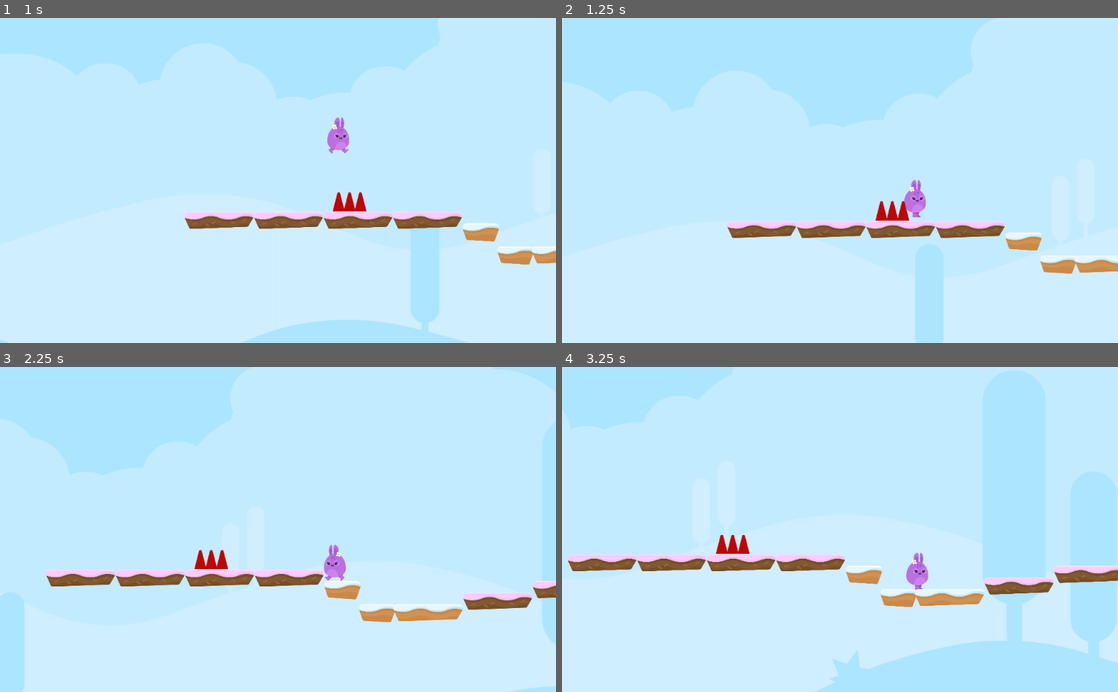
Above: before the commit, frames 1-4 (two rows, left to right).
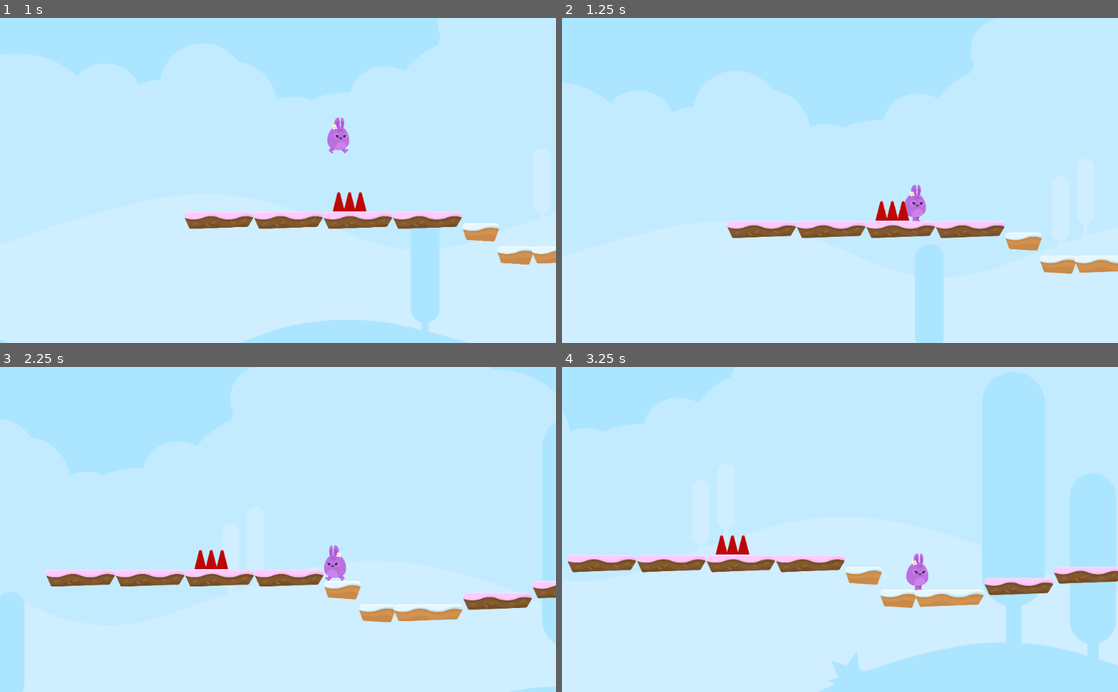
Above: after the commit, the same moments.

Repository: KennedyMungai/SimplePlatformer
Game: Godot game, scene res://Scenes/Levels/Level1.tscn
The game is run twice, just before and just after one commit, with the same random seed, the same clock (stepped at 60 frames per second) and the same inputs.
Inputs:
- Up to frame 1 (1 s): hold D (right) from 0.53 s (still down); tap W (jump) at 0.77 s
- Up to frame 2 (1.25 s): keep holding D (right)
- Up to frame 3 (2.25 s): tap W (jump) at 1.52 s; release D (right) at 2.03 s; hold A (left) from 2.03 s (still down)
- Up to frame 4 (3.25 s): release A (left) at 2.78 s; hold D (right) from 2.78 s (still down); tap W (jump) at 3.02 s

Frame 1 is identical in both runs. In frame 2, 0.2% of the frame differs, in the area x 61-66%, y 49-63%; in frame 3, less than 0.1%; in frame 4, 1.4%, in the area x 1-100%, y 51-100%.

Commit message:
Added some more compromise code

Diff:
--- a/Scripts/Player.gd
+++ b/Scripts/Player.gd
@@ -56,6 +56,7 @@
 
 func hurt() ->void:
 	position.y -= 1;
+	yield(get_tree(), "idle_frame");
 	motion.y -= JUMP_SPEED;
 	lives -= 1;
 
